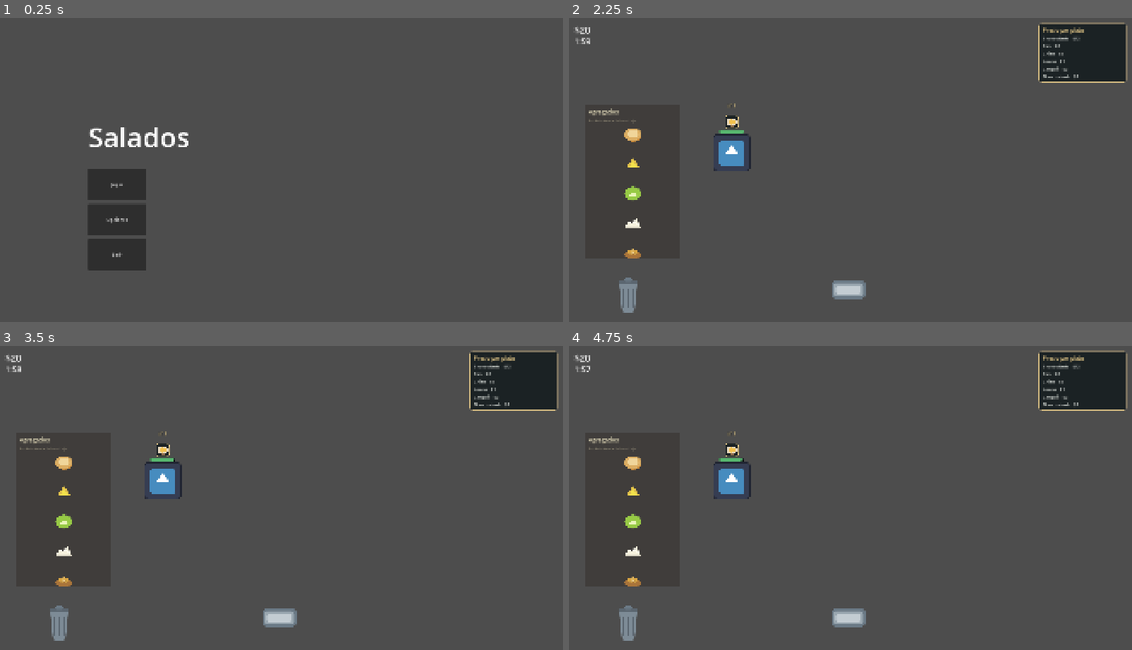
Above: before the commit, frames 1-4 (two rows, left to right).
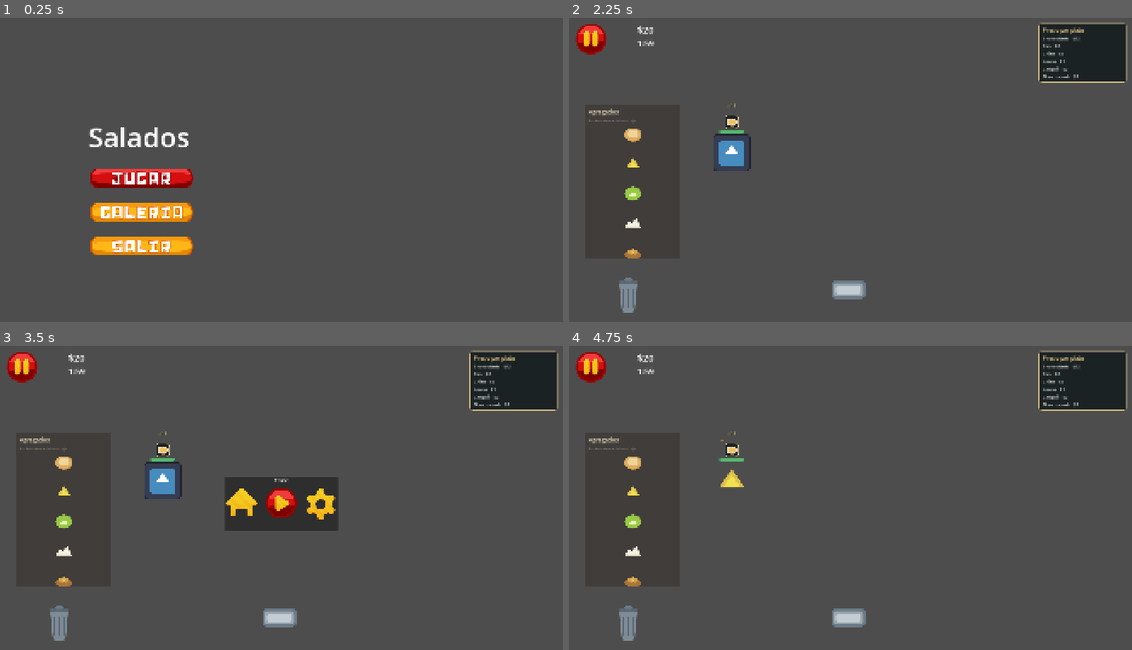
Above: after the commit, the same moments.

Repository: pancrasea/Salados
Game: Godot game, scene res://src/core/main/main.tscn
Same seed, same stepped clock (60 frames per second), same inputs: the game is played once before the commit and once after it. The engine's default icon, where the game draws it, is replaced by a stand-in: a white triangle on a blue panel in a dark square.
Inputs (mouse positions are in pixels of both pictures, inside the frame that each line leads up to):
- Up to frame 1 (0.25 s): no input
- Up to frame 2 (2.25 s): click (687, 218) at 0.5 s, where only the run before the commit has a clickable "Opciones"; click (709, 212) at 1.27 s; click (687, 185) at 2 s, where only the run before the commit has a clickable "Jugar"
- Up to frame 3 (3.5 s): click (22, 367) at 2.77 s
- Up to frame 4 (4.75 s): click (811, 504) at 3.52 s; click (709, 507) at 4.27 s

The runs differ from the first frame. In frame 1, 4.8% of the frame differs, in the area x 15-35%, y 49-84%; in frame 2, 0.5%; in frame 3, 4.0%; in frame 4, 1.0%.

Commit message:
feat: applying textures to buttons

Diff:
--- a/src/ui/Buttons.tscn
+++ b/src/ui/Buttons.tscn
@@ -1,6 +1,11 @@
 [gd_scene format=3 uid="uid://d275fvo82a3ek"]
 
 [ext_resource type="Script" uid="uid://bwikomfhkjg7w" path="res://src/ui/h_box_container.gd" id="1_bbfr6"]
+[ext_resource type="Texture2D" uid="uid://cytql4154ax01" path="res://assets/sprites/ui/buttons/botones-21.png" id="2_fue8p"]
+
+[sub_resource type="AtlasTexture" id="AtlasTexture_bbfr6"]
+atlas = ExtResource("2_fue8p")
+region = Rect2(20.73155, 23.98529, 248.84547, 65.61249)
 
 [node name="Buttons" type="Control" unique_id=2133867460]
 layout_mode = 3
@@ -13,14 +18,7 @@
 offset_bottom = 106.0
 script = ExtResource("1_bbfr6")
 
-[node name="TextureRect" type="TextureRect" parent="HBoxContainer" unique_id=784012863]
-custom_minimum_size = Vector2(70, 0)
-layout_mode = 2
-
-[node name="Button" type="Button" parent="HBoxContainer" unique_id=1481763600]
+[node name="TextureButton" type="TextureButton" parent="HBoxContainer" unique_id=743824446]
 custom_minimum_size = Vector2(200, 0)
 layout_mode = 2
-text = "JUGAR"
-
-[connection signal="mouse_entered" from="HBoxContainer/Button" to="HBoxContainer" method="_on_button_mouse_entered"]
-[connection signal="mouse_exited" from="HBoxContainer/Button" to="HBoxContainer" method="_on_button_mouse_exited"]
+texture_normal = SubResource("AtlasTexture_bbfr6")
--- a/src/ui/MainMenu.tscn
+++ b/src/ui/MainMenu.tscn
@@ -1,7 +1,34 @@
 [gd_scene format=3 uid="uid://bjm1nid030ca0"]
 
 [ext_resource type="Script" uid="uid://d3r4uquulj0u4" path="res://src/ui/main_menu.gd" id="1_0ogta"]
-[ext_resource type="PackedScene" uid="uid://d275fvo82a3ek" path="res://src/ui/Buttons.tscn" id="1_adkca"]
+[ext_resource type="Texture2D" uid="uid://cytql4154ax01" path="res://assets/sprites/ui/buttons/botones-21.png" id="2_0ogta"]
+
+[sub_resource type="AtlasTexture" id="AtlasTexture_dbyr8"]
+resource_local_to_scene = true
+atlas = ExtResource("2_0ogta")
+region = Rect2(20.73155, 25.39798, 248.84547, 65.61249)
+
+[sub_resource type="AtlasTexture" id="AtlasTexture_0ogta"]
+atlas = ExtResource("2_0ogta")
+region = Rect2(273.81384, 23.820007, 248.845, 65.612)
+
+[sub_resource type="AtlasTexture" id="AtlasTexture_4h2rs"]
+resource_local_to_scene = true
+atlas = ExtResource("2_0ogta")
+region = Rect2(20.73155, 102.12579, 248.84547, 65.61249)
+
+[sub_resource type="AtlasTexture" id="AtlasTexture_ihbld"]
+atlas = ExtResource("2_0ogta")
+region = Rect2(275.3833, 101.38229, 248.845, 65.612)
+
+[sub_resource type="AtlasTexture" id="AtlasTexture_l8p87"]
+resource_local_to_scene = true
+atlas = ExtResource("2_0ogta")
+region = Rect2(20.73155, 255.43192, 248.84547, 65.61249)
+
+[sub_resource type="AtlasTexture" id="AtlasTexture_u6542"]
+atlas = ExtResource("2_0ogta")
+region = Rect2(274.93073, 257.02435, 248.845, 65.612)
 
 [node name="MainMenu" type="Control" unique_id=531797691]
 layout_mode = 3
@@ -33,13 +60,29 @@
 offset_top = 516.0
 offset_right = 662.0
 offset_bottom = 876.0
-theme_override_constants/separation = 119
+theme_override_constants/separation = 50
 
-[node name="Buttons" parent="VBoxContainer" unique_id=1557204776 instance=ExtResource("1_adkca")]
+[node name="PlayButton" type="TextureButton" parent="VBoxContainer" unique_id=1025027081]
+custom_minimum_size = Vector2(200, 0)
 layout_mode = 2
+texture_normal = SubResource("AtlasTexture_dbyr8")
+texture_hover = SubResource("AtlasTexture_0ogta")
+stretch_mode = 6
 
-[node name="Buttons2" parent="VBoxContainer" unique_id=725408493 instance=ExtResource("1_adkca")]
+[node name="GalleryButton" type="TextureButton" parent="VBoxContainer" unique_id=1217020204]
+custom_minimum_size = Vector2(200, 0)
 layout_mode = 2
+texture_normal = SubResource("AtlasTexture_4h2rs")
+texture_hover = SubResource("AtlasTexture_ihbld")
+stretch_mode = 6
 
-[node name="Buttons3" parent="VBoxContainer" unique_id=2133867460 instance=ExtResource("1_adkca")]
+[node name="ExitButton" type="TextureButton" parent="VBoxContainer" unique_id=1718190103]
+custom_minimum_size = Vector2(200, 0)
 layout_mode = 2
+texture_normal = SubResource("AtlasTexture_l8p87")
+texture_hover = SubResource("AtlasTexture_u6542")
+stretch_mode = 6
+
+[connection signal="pressed" from="VBoxContainer/PlayButton" to="." method="_on_play_button_pressed"]
+[connection signal="pressed" from="VBoxContainer/GalleryButton" to="." method="_on_gallery_button_pressed"]
+[connection signal="pressed" from="VBoxContainer/ExitButton" to="." method="_on_exit_button_pressed"]
--- a/src/ui/MenuPause.tscn
+++ b/src/ui/MenuPause.tscn
@@ -1,6 +1,19 @@
 [gd_scene format=3 uid="uid://b6drxt34olix6"]
 
 [ext_resource type="Script" uid="uid://c5lh8o4mqxrr7" path="res://src/ui/menu_pause.gd" id="1_2pfpd"]
+[ext_resource type="Texture2D" uid="uid://cytql4154ax01" path="res://assets/sprites/ui/buttons/botones-21.png" id="2_c6hgk"]
+
+[sub_resource type="AtlasTexture" id="AtlasTexture_titd2"]
+atlas = ExtResource("2_c6hgk")
+region = Rect2(141.6718, 327.603, 115.091934, 104.408295)
+
+[sub_resource type="AtlasTexture" id="AtlasTexture_lkmqc"]
+atlas = ExtResource("2_c6hgk")
+region = Rect2(382.2379, 436.9498, 115.09192, 111.12198)
+
+[sub_resource type="AtlasTexture" id="AtlasTexture_0ogta"]
+atlas = ExtResource("2_c6hgk")
+region = Rect2(22.796106, 432.88992, 116.10734, 116.10733)
 
 [node name="MenuPause" type="Control" unique_id=279778921]
 layout_mode = 3
@@ -33,22 +46,29 @@
 text = "Pause"
 horizontal_alignment = 1
 
-[node name="VBoxContainer2" type="VBoxContainer" parent="Panel" unique_id=1219252793]
+[node name="HBoxContainer" type="HBoxContainer" parent="Panel" unique_id=769109208]
 layout_mode = 2
 size_flags_vertical = 4
+theme_override_constants/separation = 20
 
-[node name="Button" type="Button" parent="Panel/VBoxContainer2" unique_id=285269400]
+[node name="HomeButton" type="TextureButton" parent="Panel/HBoxContainer" unique_id=193818853]
+unique_name_in_owner = true
+custom_minimum_size = Vector2(100, 0)
 layout_mode = 2
-text = "Continuar"
+texture_normal = SubResource("AtlasTexture_titd2")
 
-[node name="Button2" type="Button" parent="Panel/VBoxContainer2" unique_id=578249816]
+[node name="ContinueButton" type="TextureButton" parent="Panel/HBoxContainer" unique_id=2055650839]
+unique_name_in_owner = true
+custom_minimum_size = Vector2(100, 0)
 layout_mode = 2
-text = "Opciones"
+texture_normal = SubResource("AtlasTexture_lkmqc")
 
-[node name="Button3" type="Button" parent="Panel/VBoxContainer2" unique_id=707873257]
+[node name="OptionButton" type="TextureButton" parent="Panel/HBoxContainer" unique_id=1262627398]
+unique_name_in_owner = true
+custom_minimum_size = Vector2(100, 0)
 layout_mode = 2
-text = "Salir"
+texture_normal = SubResource("AtlasTexture_0ogta")
 
-[connection signal="pressed" from="Panel/VBoxContainer2/Button" to="." method="_on_button_pressed"]
-[connection signal="pressed" from="Panel/VBoxContainer2/Button2" to="." method="_on_button_2_pressed"]
-[connection signal="pressed" from="Panel/VBoxContainer2/Button3" to="." method="_on_button_3_pressed"]
+[connection signal="pressed" from="Panel/HBoxContainer/HomeButton" to="." method="_on_home_button_pressed"]
+[connection signal="pressed" from="Panel/HBoxContainer/ContinueButton" to="." method="_on_continue_button_pressed"]
+[connection signal="pressed" from="Panel/HBoxContainer/OptionButton" to="." method="_on_option_button_pressed"]
--- a/src/ui/h_box_container.gd
+++ b/src/ui/h_box_container.gd
@@ -13,11 +13,3 @@
 # Called every frame. 'delta' is the elapsed time since the previous frame.
 func _process(delta: float) -> void:
 	pass
-
-
-
-func _on_button_mouse_exited() -> void:
-	icono.visible = false
-
-func _on_button_mouse_entered() -> void:
-	icono.visible = true
--- a/src/ui/hud.gd
+++ b/src/ui/hud.gd
@@ -14,8 +14,8 @@
 const SIDE_LEFT: int = 1
 const SIDE_RIGHT: int = 2
 
-@onready var money_label: Label = $MoneyLabel
-@onready var timer_label: Label = $TimerLabel
+@onready var money_label: Label = %MoneyLabel
+@onready var timer_label: Label = %TimerLabel
 @onready var info_panel: PanelContainer = $InfoPanel
 @onready var info_list: VBoxContainer = $InfoPanel/InfoList
 
@@ -142,3 +142,12 @@
 ## Nombre visible del ítem (cae al item_id si no tiene nombre).
 func _nombre(item: ItemData) -> String:
 	return item.name if item.name != "" else item.item_id
+
+
+func _on_pause_button_pressed() -> void:
+	## Delega la pausa al MenuPause que vive en main.tscn bajo PauseLayer.
+	## Se resuelve por ruta para no depender del identificador global GameManager
+	## ni de una referencia directa entre nodos de distintas escenas.
+	var menu_pause := get_node_or_null("/root/Main/PauseLayer/MenuPause")
+	if menu_pause != null:
+		menu_pause.call("_pause_game")
--- a/src/ui/hud.tscn
+++ b/src/ui/hud.tscn
@@ -1,6 +1,11 @@
-[gd_scene load_steps=3 format=3 uid="uid://hud_salados01"]
+[gd_scene format=3 uid="uid://c0mp4r181u03p"]
 
-[ext_resource type="Script" path="res://src/ui/hud.gd" id="1_hudsc"]
+[ext_resource type="Script" uid="uid://c78edq54i6fpt" path="res://src/ui/hud.gd" id="1_hudsc"]
+[ext_resource type="Texture2D" uid="uid://cytql4154ax01" path="res://assets/sprites/ui/buttons/botones-21.png" id="2_4rn03"]
+
+[sub_resource type="AtlasTexture" id="AtlasTexture_snmo6"]
+atlas = ExtResource("2_4rn03")
+region = Rect2(261.9448, 438.445, 115.09195, 107.51459)
 
 [sub_resource type="StyleBoxFlat" id="StyleBoxFlat_info"]
 content_margin_left = 14.0
@@ -18,29 +23,39 @@
 corner_radius_bottom_right = 8
 corner_radius_bottom_left = 8
 
-[node name="HUD" type="CanvasLayer"]
+[node name="HUD" type="CanvasLayer" unique_id=1811155935]
 layer = 10
 script = ExtResource("1_hudsc")
 
-[node name="MoneyLabel" type="Label" parent="."]
-layout_mode = 0
+[node name="HBoxContainer" type="HBoxContainer" parent="." unique_id=1741624317]
 offset_left = 20.0
 offset_top = 20.0
-offset_right = 200.0
-offset_bottom = 60.0
+offset_right = 291.0
+offset_bottom = 127.0
+theme_override_constants/separation = 100
+
+[node name="PauseButton" type="TextureButton" parent="HBoxContainer" unique_id=503724239]
+unique_name_in_owner = true
+custom_minimum_size = Vector2(100, 0)
+layout_mode = 2
+texture_normal = SubResource("AtlasTexture_snmo6")
+
+[node name="VBoxContainer" type="VBoxContainer" parent="HBoxContainer" unique_id=1195222075]
+layout_mode = 2
+
+[node name="MoneyLabel" type="Label" parent="HBoxContainer/VBoxContainer" unique_id=1541481918]
+unique_name_in_owner = true
+layout_mode = 2
 theme_override_font_sizes/font_size = 32
 text = "$20"
 
-[node name="TimerLabel" type="Label" parent="."]
-layout_mode = 0
-offset_left = 20.0
-offset_top = 62.0
-offset_right = 200.0
-offset_bottom = 102.0
+[node name="TimerLabel" type="Label" parent="HBoxContainer/VBoxContainer" unique_id=1929435829]
+unique_name_in_owner = true
+layout_mode = 2
 theme_override_font_sizes/font_size = 28
 text = "5:00"
 
-[node name="InfoPanel" type="PanelContainer" parent="."]
+[node name="InfoPanel" type="PanelContainer" parent="." unique_id=551896509]
 anchors_preset = 1
 anchor_left = 1.0
 anchor_right = 1.0
@@ -51,6 +66,8 @@
 mouse_filter = 2
 theme_override_styles/panel = SubResource("StyleBoxFlat_info")
 
-[node name="InfoList" type="VBoxContainer" parent="InfoPanel"]
+[node name="InfoList" type="VBoxContainer" parent="InfoPanel" unique_id=658785309]
 layout_mode = 2
 mouse_filter = 2
+
+[connection signal="pressed" from="HBoxContainer/PauseButton" to="." method="_on_pause_button_pressed"]
--- a/src/ui/main_menu.gd
+++ b/src/ui/main_menu.gd
@@ -1,23 +1,12 @@
 extends Control
 
-
-func _ready() -> void:
-	# Botón de jugar
-	$VBoxContainer/Buttons/HBoxContainer/Button.text = "Jugar"
-	$VBoxContainer/Buttons/HBoxContainer/Button.pressed.connect(_on_button_pressed.bind("Jugar"))
-	# Botón de Opciones
-	$VBoxContainer/Buttons2/HBoxContainer/Button.text = "Opciones"
-	$VBoxContainer/Buttons2/HBoxContainer/Button.pressed.connect(_on_button_pressed.bind("Opciones"))
-	# Botón de Salir
-	$VBoxContainer/Buttons3/HBoxContainer/Button.text = "Salir"
-	$VBoxContainer/Buttons3/HBoxContainer/Button.pressed.connect(_on_button_pressed.bind("Salir"))
+func _on_play_button_pressed() -> void:
+	GameManager.go_to_game()
 
 
-func _on_button_pressed(accion: String) -> void:
-	match accion:
-		"Jugar":
-			GameManager.go_to_game()
-		"Opciones":
-			pass # TODO: cargar pantalla de opciones
-		"Salir":
-			get_tree().quit()
+func _on_gallery_button_pressed() -> void:
+	pass # Replace with function body.
+
+
+func _on_exit_button_pressed() -> void:
+	get_tree().quit()
--- a/src/ui/menu_pause.gd
+++ b/src/ui/menu_pause.gd
@@ -26,8 +26,7 @@
 	# Detener el contador del día mientras está pausado.
 	if is_instance_valid(GameManager.main):
 		GameManager.main.on_game_paused()
-	$Panel/VBoxContainer2/Button.grab_focus()
-
+	%ContinueButton.grab_focus()
 
 func _resume_game() -> void:
 	get_tree().paused = false
@@ -37,19 +36,15 @@
 		GameManager.main.on_game_resumed()
 
 
-## Botón "Continuar"
-func _on_button_pressed() -> void:
+func _on_continue_button_pressed() -> void:
 	_resume_game()
 
-
-## Botón "Opciones" (pendiente)
-func _on_button_2_pressed() -> void:
-	$Panel/VBoxContainer2/Button2.disabled = true
-	$Panel/VBoxContainer/Label.text = "Opciones no disponibles"
-
-
-## Botón "Salir" — vuelve al menú principal a través del ciclo normal.
-func _on_button_3_pressed() -> void:
+func _on_home_button_pressed() -> void:
 	get_tree().paused = false
 	hide()
 	GameManager.go_to_menu()
+
+
+func _on_option_button_pressed() -> void:
+	%OptionButton.disabled = true
+	$Panel/VBoxContainer/Label.text = "Opciones no disponibles"
Binary file added: assets/sprites/ui/buttons/botones-21 mayor resolucion-21.png
Not shown, added: assets/sprites/ui/buttons/botones-21 mayor resolucion-21.png.import
Binary file added: assets/sprites/ui/buttons/botones-21.png
Not shown, added: assets/sprites/ui/buttons/botones-21.png.import
